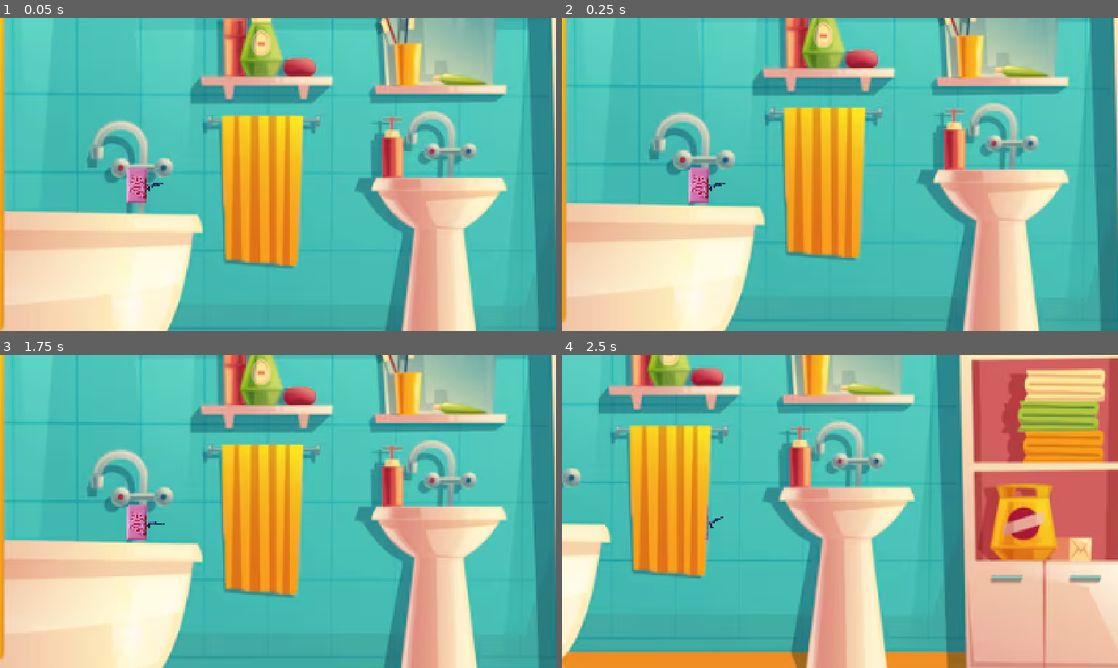
Above: before the commit, frames 1-4 (two rows, left to right).
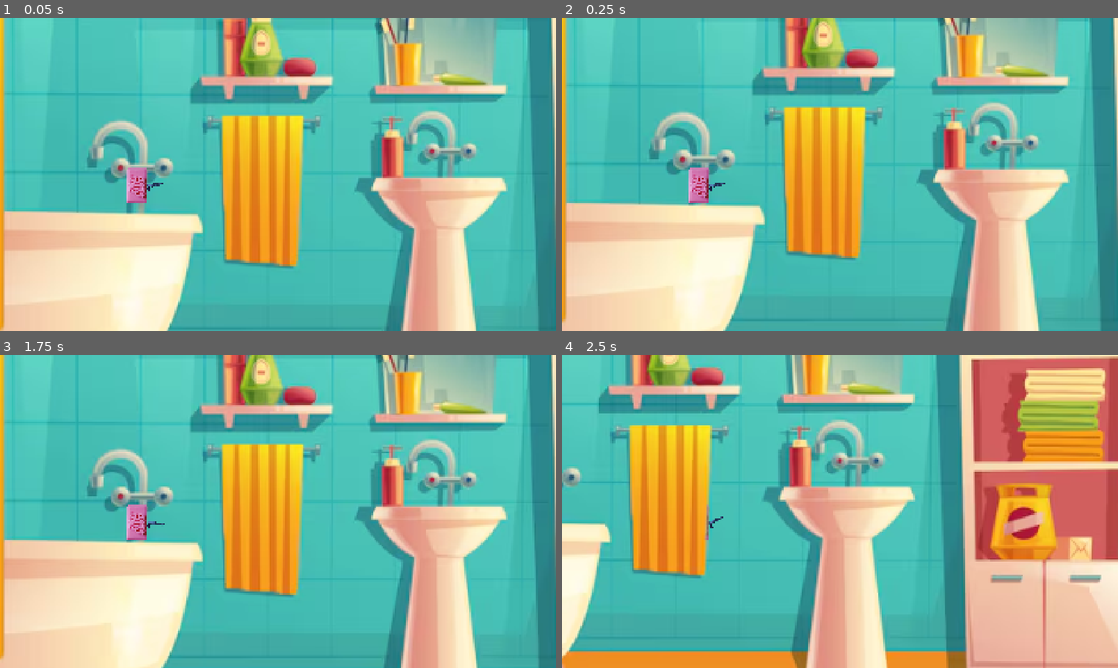
Above: after the commit, the same moments.

Repository: parlakportakal/silahasokan
Game: Godot game, scene res://Scenes/main.tscn
Same seed, same stepped clock (60 frames per second), same inputs: the game is played once before the commit and once after it.
Inputs (mouse positions are in pixels of both pictures, inside the frame that each line leads up to):
- Up to frame 1 (0.05 s): no input
- Up to frame 2 (0.25 s): no input
- Up to frame 3 (1.75 s): tap Enter at 0.5 s; move the mouse to (400, 495) at 0.52 s; tap S (asagi) at 0.6 s; tap Space (zipla) at 1.25 s; move the mouse to (166, 527) at 1.27 s; tap R (rHARFi) at 1.35 s
- Up to frame 4 (2.5 s): tap Enter at 2 s; move the mouse to (895, 442) at 2.02 s; hold D (saga) from 2.03 s (still down)

Frame 1 is identical in both runs. In frame 2, 0.5% of the frame differs, in the area x 13-91%, y 5-97%; in frame 3, 0.5%; in frame 4, 1.3%, in the area x 0-100%, y 0-96%.

Commit message:
WALL JUMP EKLENDİ
biraz yapay zeka yardımı alındı zeka yetmedi

Diff:
--- a/Scenes/main.tscn
+++ b/Scenes/main.tscn
@@ -119,6 +119,11 @@
 rotation = 4.695356
 scale = Vector2(5.99187, 0.7210742)
 
+[node name="tek taraf duvar3" parent="." unique_id=234539641 instance=ExtResource("10_hptm8")]
+position = Vector2(805.00006, 472.00003)
+rotation = 1.4638442
+scale = Vector2(8.391006, 0.66460115)
+
 [node name="StaticBody2D2" parent="." unique_id=729168941 instance=ExtResource("6_ynf5e")]
 position = Vector2(539, 650.00006)
 scale = Vector2(67.29026, 4.0251107)
--- a/Scenes/player.tscn
+++ b/Scenes/player.tscn
@@ -18,6 +18,14 @@
 texture = ExtResource("2_cvnsp")
 
 [node name="CollisionShape2D" type="CollisionShape2D" parent="." unique_id=668489652]
+position = Vector2(1, -5.9604645e-08)
+scale = Vector2(0.9655583, 0.97879726)
 shape = SubResource("CapsuleShape2D_g4v7s")
 
 [node name="cayotetimer" type="Timer" parent="." unique_id=1769407294]
+
+[node name="raycastsol" type="RayCast2D" parent="." unique_id=2121031825]
+target_position = Vector2(-11, 0)
+
+[node name="raycastsag" type="RayCast2D" parent="." unique_id=2103102030]
+target_position = Vector2(13, 0)
--- a/Scripts/playeranlık.gd
+++ b/Scripts/playeranlık.gd
@@ -5,19 +5,22 @@
 var gravity = 980
 var acceleration = 2540
 var friction = 2500
-var jump_count= 0
+var jump_count = 0
 var max_jump = 2
 var buffertime = 0.1
 var buffercounter = 0.0
 
+
 func _physics_process(delta: float) -> void:
 	var direction = Vector2.ZERO
 
+	var sag_duvar = $raycastsag.is_colliding()
+	var sol_duvar = $raycastsol.is_colliding()
+	var duvarda = sag_duvar or sol_duvar
+
 	if Input.is_action_just_pressed("zipla"):
 		buffercounter = buffertime
-	buffercounter = max(buffercounter - delta , 0.0)
-
-
+	buffercounter = max(buffercounter - delta, 0.0)
 
 	if not is_on_floor():
 		velocity.y += gravity * delta
@@ -25,36 +28,52 @@
 	if is_on_floor():
 		jump_count = 0
 		$cayotetimer.start()
+
 	if $cayotetimer.is_stopped() and jump_count == 0:
 		jump_count = 1
-	if buffercounter > 0 and jump_count <  max_jump:
+
+	# Normal zıplama ve double jump.
+	# Duvara değince bu bölüm jump_count'u değiştirmez.
+	if buffercounter > 0 and jump_count < max_jump and (is_on_floor() or not duvarda):
 		jump_count += 1
 		velocity.y = -jump_force
 		buffercounter = 0
-##sikik
+
 	if Input.is_action_just_pressed("asagi") and is_on_floor():
 		set_collision_mask_value(2, false)
 		await get_tree().create_timer(0.2).timeout
 		set_collision_mask_value(2, true)
-
 
 	if Input.is_action_pressed("saga"):
 		direction.x += 1
 	if Input.is_action_pressed("sola"):
 		direction.x -= 1
 
-
 	if direction.x < 0:
 		$Sprite2D.flip_h = true
 	if direction.x > 0:
 		$Sprite2D.flip_h = false
 
+	if direction.x != 0:
+		velocity.x = move_toward(velocity.x, direction.x * speed, acceleration * delta)
+	else:
+		velocity.x = move_toward(velocity.x, 0, friction * delta)
 
-	if direction.x != 0:
-		velocity.x = move_toward(velocity.x , direction.x * speed, acceleration * delta)
-	else:
-		velocity.x = move_toward(velocity.x , 0 , friction * delta)
 	velocity.x = clamp(velocity.x, -speed, speed)
 
+	# Wall slide
+	if duvarda and not is_on_floor():
+		velocity.y = min(velocity.y, 90.0)
+
+	# Wall jump
+	if buffercounter > 0 and not is_on_floor():
+		if sag_duvar:
+			velocity.y = -jump_force
+			velocity.x = -300
+			buffercounter = 0
+		elif sol_duvar:
+			velocity.y = -jump_force
+			velocity.x = 300
+			buffercounter = 0
 
 	move_and_slide()
